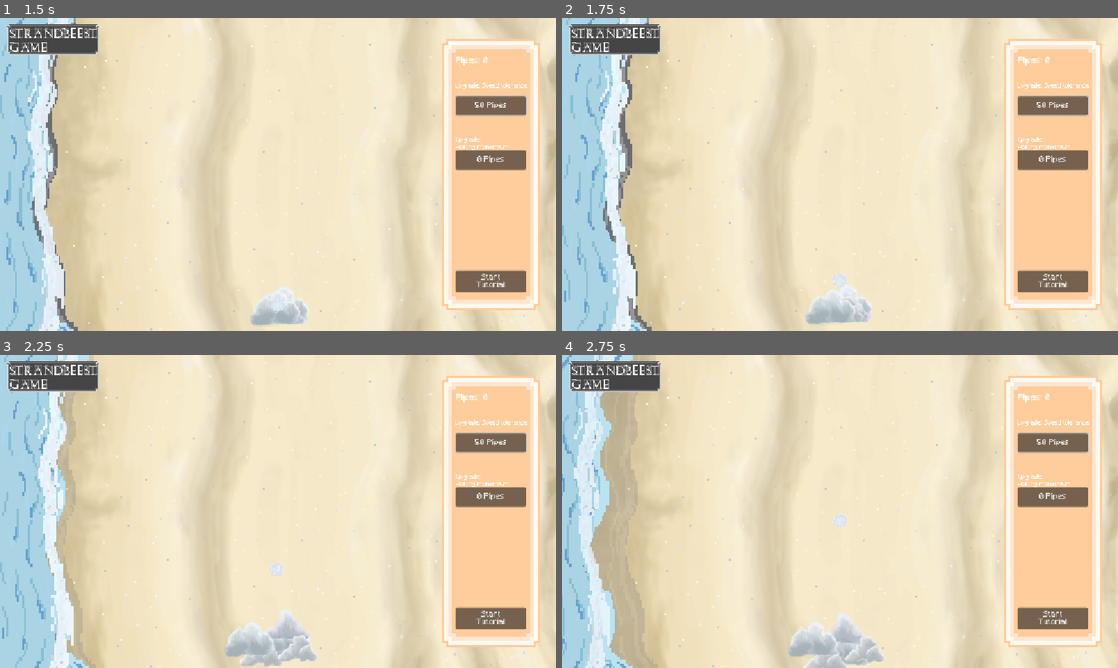
Above: before the commit, frames 1-4 (two rows, left to right).
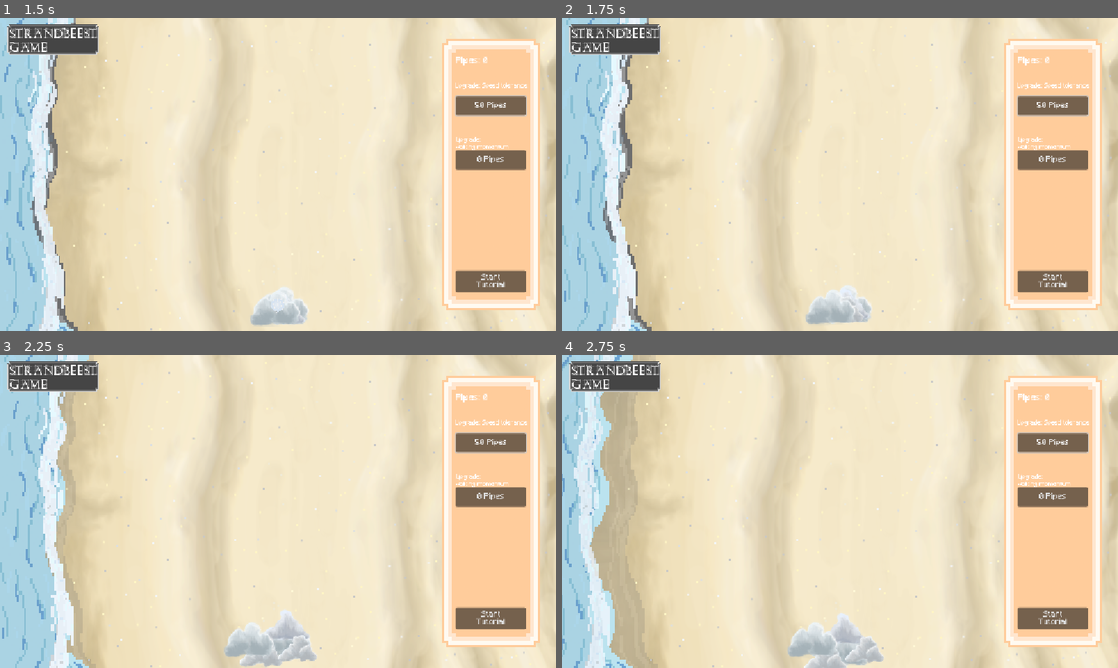
Above: after the commit, the same moments.

Repository: ArifD2286/Strandbeest-Game
Game: Godot game, scene res://Game.tscn
Same seed, same stepped clock (60 frames per second), same inputs: the game is played once before the commit and once after it.
Inputs (mouse positions are in pixels of both pictures, inside the frame that each line leads up to):
- Up to frame 1 (1.5 s): click "0 Pipes" at 0.5 s; tap Enter at 1.25 s; move the mouse to (400, 158) at 1.27 s; hold Right from 1.28 s (still down); tap Space (shooting) at 1.35 s; click (400, 158) at 1.42 s
- Up to frame 2 (1.75 s): keep holding Right
- Up to frame 3 (2.25 s): release Right at 2 s; drag from (166, 527) to (278, 592) at 2.02 s
- Up to frame 4 (2.75 s): no input

Frame 1 is identical in both runs. In frame 2, less than 0.1% of the frame differs, in the area x 48-52%, y 81-86%; in frame 3, less than 0.1%; in frame 4, less than 0.1%.

Commit message:
Update 7.1
Changes:
- Working on the strandbeest mechanic.

Diff:
--- a/strandbeest-game/Game.tscn
+++ b/strandbeest-game/Game.tscn
@@ -37,6 +37,7 @@
 [ext_resource type="PackedScene" uid="uid://8rebxu62mabb" path="res://wind_charge.tscn" id="26_suycs"]
 [ext_resource type="Script" uid="uid://hql8465ibnhm" path="res://upgrade_1.gd" id="30_xwkxq"]
 [ext_resource type="Script" uid="uid://cp0exg6qvqiw2" path="res://upgrade_2.gd" id="31_wdm1y"]
+[ext_resource type="Script" uid="uid://d2ibvx7cujejb" path="res://strandbeest.gd" id="38_wdm1y"]
 
 [sub_resource type="RectangleShape2D" id="RectangleShape2D_gta21"]
 
@@ -208,6 +209,18 @@
 }]
 
 [sub_resource type="RectangleShape2D" id="RectangleShape2D_s33ni"]
+
+[sub_resource type="SpriteFrames" id="SpriteFrames_xwkxq"]
+animations = [{
+"frames": [],
+"loop": 0,
+"name": &"default",
+"speed": 5.0
+}]
+
+[sub_resource type="RectangleShape2D" id="RectangleShape2D_7cyb2"]
+
+[sub_resource type="RectangleShape2D" id="RectangleShape2D_7vnet"]
 
 [sub_resource type="StyleBoxTexture" id="StyleBoxTexture_vjehv"]
 texture = ExtResource("22_jsoai")
@@ -354,6 +367,21 @@
 
 [node name="Wind charge" parent="." unique_id=1438876668 instance=ExtResource("26_suycs")]
 
+[node name="Strandbeest" type="CharacterBody2D" parent="." unique_id=1374923182]
+position = Vector2(576, 533)
+script = ExtResource("38_wdm1y")
+
+[node name="AnimatedSprite2D" type="AnimatedSprite2D" parent="Strandbeest" unique_id=632090859]
+sprite_frames = SubResource("SpriteFrames_xwkxq")
+
+[node name="Hitbox" type="Area2D" parent="Strandbeest" unique_id=285046338]
+
+[node name="CollisionShape2D" type="CollisionShape2D" parent="Strandbeest/Hitbox" unique_id=344003318]
+shape = SubResource("RectangleShape2D_7cyb2")
+
+[node name="CollisionShape2D" type="CollisionShape2D" parent="Strandbeest" unique_id=1584820677]
+shape = SubResource("RectangleShape2D_7vnet")
+
 [node name="UI" type="CanvasLayer" parent="." unique_id=180538813]
 
 [node name="Buttons Panel Background" type="TextureRect" parent="UI" unique_id=1799130340]
--- a/strandbeest-game/game.gd
+++ b/strandbeest-game/game.gd
@@ -14,3 +14,7 @@
 # The pipes then get to be used to spend on upgrades
 
 var game_playing: bool = false
+
+
+func game_over():
+	game_playing = false
--- /dev/null
+++ b/strandbeest-game/strandbeest.gd
@@ -0,0 +1,37 @@
+extends CharacterBody2D
+
+# Notes:
+# The way we want the strandbeest to behave is:
+# - once it gets hit with the wind charge sent by player, it would get a speed boost before letting it decay
+# overtime
+# - we can change the [decay_rate] and [max_speed] for upgrade later.
+
+@onready var animation = $AnimatedSprite2D
+@onready var game = get_node("/root/Node2D")
+
+@export var speed_boost: float = 50.0
+@export var decay_rate: float
+@export var max_speed: float
+
+var current_speed: float = 0.0
+
+func _ready() -> void:
+	add_to_group("Strandbeest")
+	$Hitbox.area_entered.connect(_hitbox_area_entered)
+
+
+func _hitbox_area_entered(area: Area2D)	-> void:
+	if area.get_parent().is_in_group("Wind charge"):
+		current_speed += speed_boost
+
+
+func _physics_process(delta: float) -> void:
+	decay_rate = GameData.momentum_level * 7.5 + 30.0
+	max_speed = GameData.speed_level * 50.0 + 200.0
+	current_speed = clamp(current_speed - decay_rate * delta, 0.0, max_speed)
+
+
+	position.y -= current_speed * delta
+	if current_speed >= max_speed:
+		game.game_over()
+		animation.play("Tip over")
Not shown, added: strandbeest-game/strandbeest.gd.uid
